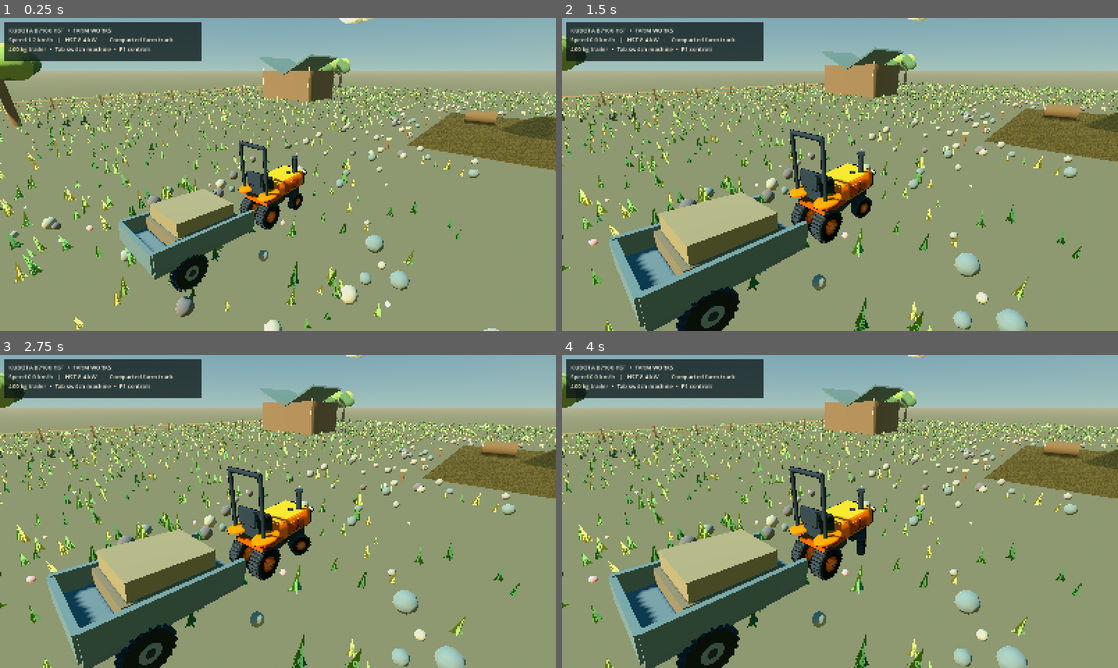
Above: before the commit, frames 1-4 (two rows, left to right).
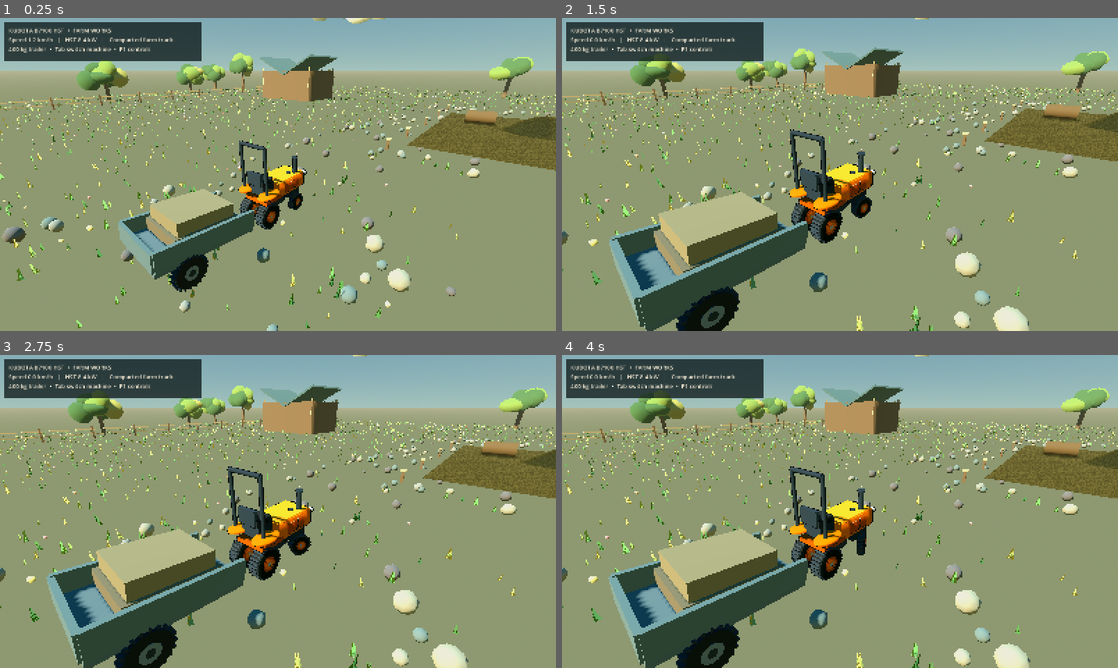
Above: after the commit, the same moments.

Repository: sn97ty8yn4-jpg/landworks
Game: Godot game, scene res://landworks/scenes/sandbox_world.tscn
The game is run twice, just before and just after one commit, with the same random seed, the same clock (stepped at 60 frames per second) and the same inputs.
Inputs (mouse positions are in pixels of both pictures, inside the frame that each line leads up to):
- Up to frame 1 (0.25 s): no input
- Up to frame 2 (1.5 s): tap Enter at 0.5 s; move the mouse to (962, 158) at 0.52 s; hold D 0.53-1.25 s; hold I 0.53-1.25 s; click (962, 158) at 0.67 s; tap Space at 0.77 s; drag from (728, 190) to (812, 237) at 1.27 s
- Up to frame 3 (2.75 s): move the mouse to (333, 442) at 2.02 s; hold D from 2.03 s (still down); hold O from 2.03 s (still down)
- Up to frame 4 (4 s): release D at 2.75 s; release O at 2.75 s; drag from (812, 574) to (673, 464) at 2.77 s; tap Space at 3.5, 3.77 s; move the mouse to (1006, 558) at 3.52 s; hold A from 3.53 s (still down); hold P from 3.53 s (still down)

The runs differ from the first frame. In frame 1, 10% of the frame differs, in the area x 0-100%, y 0-100%; in frame 2, 10%; in frame 3, 10%; in frame 4, 10%.
Error before the commit: Invalid type in function '_ball' in base 'Node3D (art_scene.gd)'. Cannot convert argument 4 from Color to Object. (res://landworks/scripts/art_scene.gd:155)
Error after the commit: Invalid type in function '_ball' in base 'Node3D (art_scene.gd)'. Cannot convert argument 4 from Color to Object. (res://landworks/scripts/art_scene.gd:174)

Commit message:
Add real-time illustrated ground pigment, softer grass, hillside depth and flowering barn vines

Diff:
--- a/landworks/scripts/art_scene.gd
+++ b/landworks/scripts/art_scene.gd
@@ -135,12 +135,31 @@
     var node := MeshInstance3D.new()
     node.name = "PaintedMeadow_VisualOnly"
     node.mesh = terrain
-    var material := StandardMaterial3D.new()
-    material.vertex_color_use_as_albedo = true
-    material.roughness = 1.0
-    material.diffuse_mode = BaseMaterial3D.DIFFUSE_TOON
-    material.specular_mode = BaseMaterial3D.SPECULAR_DISABLED
-    node.material_override = material
+    # Broad brush bands plus stable fine speckling provide illustrated paint
+    # texture without external copyrighted texture or giant photo backdrops.
+    var brush := Shader.new()
+    brush.code = """
+shader_type spatial;
+render_mode diffuse_toon, specular_disabled;
+varying vec3 painted_world;
+void vertex() {
+    painted_world = (MODEL_MATRIX * vec4(VERTEX,1.0)).xyz;
+}
+float pigment(vec2 p) {
+    return fract(sin(dot(floor(p),vec2(12.9898,78.233))) * 43758.5453);
+}
+void fragment() {
+    vec2 uv = painted_world.xz;
+    float wash = sin(uv.x*0.31+cos(uv.y*0.22))*cos(uv.y*0.21);
+    float stipple = pigment(uv*7.0);
+    float fleck = pigment(uv*21.0);
+    ALBEDO = COLOR.rgb * (0.89+wash*0.105+stipple*0.16+fleck*0.06);
+    ROUGHNESS = 1.0;
+}
+"""
+    var surface := ShaderMaterial.new()
+    surface.shader = brush
+    node.material_override = surface
     add_child(node)
     scenery_count += 1
 
@@ -150,13 +169,13 @@
         Color("#7f936a"),Color("#a0aa80")]
     for n in range(17):
         var x := -115.0 + float(n) * 15.0
-        var z := -97.0 + float(n % 3) * 8.0
-        var rise := 18.0 + 6.0 * sin(float(n) * 1.17)
-        _ball(self,Vector3(x,-12.0,z),
-            Vector3(25.0,rise,20.0),colors[n%colors.size()])
+        var z := -79.0 + float(n % 3) * 6.0
+        var rise := 19.0 + 7.0 * sin(float(n) * 1.17)
+        _ball(self,Vector3(x,-7.5,z),
+            Vector3(26.0,rise,21.0),colors[n%colors.size()])
     var village := Node3D.new()
     village.name = "Hillside_Village"
-    village.position = Vector3(-21.0,1.8,-87.0)
+    village.position = Vector3(-21.0,5.2,-75.0)
     add_child(village)
     for i in range(8):
         var x := -13.0 + float(i) * 3.7
@@ -200,6 +219,19 @@
         _box(b, Vector3(2.4,0.08,0.30), Vector3(0.0, 3.0,z), _p("tin"))
     for pos in [Vector3(-3.9, 4.6,-3.98),Vector3(3.9,4.6,-3.98)]:
         _ball(b,pos,Vector3(0.20,0.20,0.2),_p("flower_yellow"))
+    # Cascading flowering vines at the gable edge; clusters are light meshes.
+    for n in range(52):
+        var x := rng.randf_range(-4.9,-1.9)
+        var y := rng.randf_range(3.0,5.7)
+        var z := -3.99 + rng.randf_range(-0.22,0.16)
+        var color_id := "flower_pink" if n%4!=0 else "white"
+        _ball(b,Vector3(x,y,z),
+            Vector3(0.07,0.08,0.07),_p(color_id))
+    for n in range(10):
+        var x := -4.85+float(n)*0.3
+        _pole(b,Vector3(x,4.9,-4.03),
+            Vector3(x+0.15,3.2-float(n%3)*0.16,-4.09),
+            0.017,_p("leaf"))
 
 func _wooden_fence() -> void:
     for side in [-1.0,1.0]:
@@ -238,17 +270,17 @@
     st.begin(Mesh.PRIMITIVE_TRIANGLES)
     for angle in [0.0, PI/2.0]:
         var radial := Vector3(cos(angle),0,sin(angle))
-        var a := -radial*0.07
-        var b := radial*0.07
-        var peak := Vector3(0.07,0.46,0.0)
+        var a := -radial*0.039
+        var b := radial*0.039
+        var peak := Vector3(0.044,0.27,0.0)
         for v in [a,b,peak]:
             st.set_normal(Vector3.UP)
             st.add_vertex(v)
     for n in range(4):
         var t := float(n)*TAU/4.0+0.27
         var radial := Vector3(cos(t),0,sin(t))
-        for v in [radial*-0.11,radial*0.10,
-                Vector3(0.04,0.22+float(n%2)*0.16,0.015)]:
+        for v in [radial*-0.055,radial*0.050,
+                Vector3(0.02,0.16+float(n%2)*0.12,0.01)]:
             st.set_normal(Vector3.UP)
             st.add_vertex(v)
     return st.commit()
